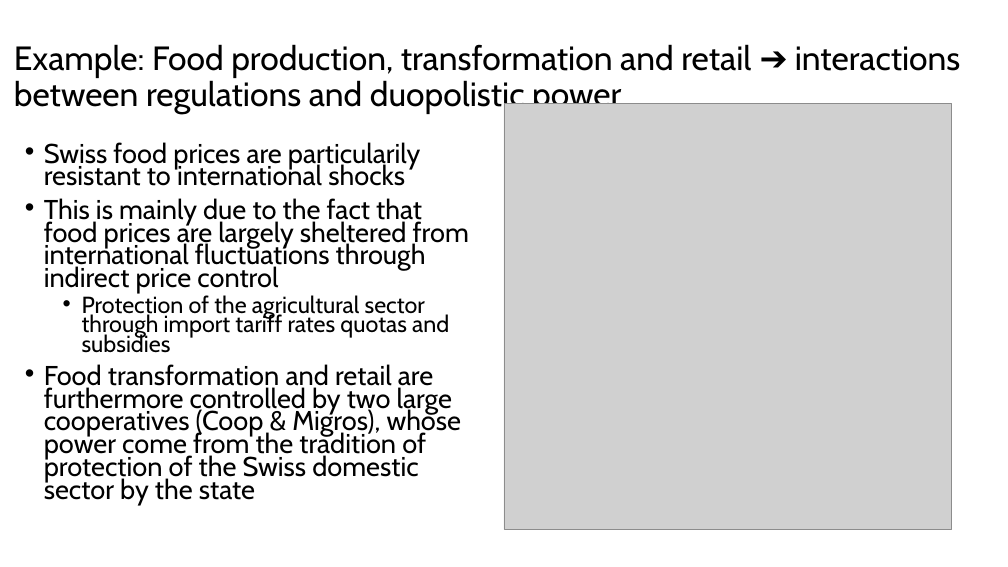
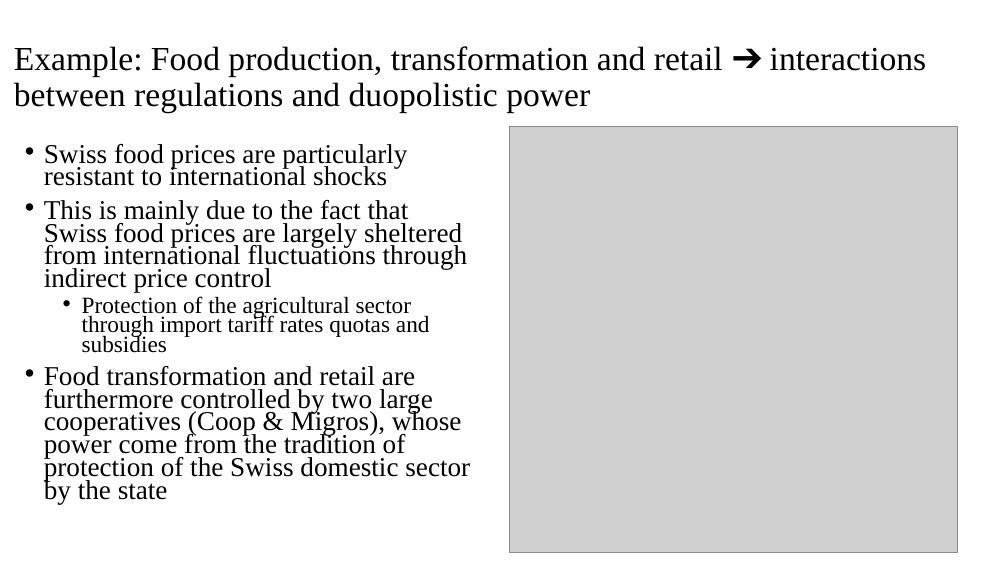
Before and after one commit to Jeylal/celalguney, a slide deck: slide 8 of posts/inflation suisse/presentation_eaepe.pptx. Drawn at 1008x567 pixels with LibreOffice and Linux fonts; fonts in the diff are those of the drawing; grey boxes stand for pictures. Boxes give left, top, right and bottom in pixels: in the first picture for what was removed or moved away, otherwise in the second. Text is boxed around its words. In the diff, an @@ line names an element or a change of style, - is before the commit and + after.

```diff
--- a/posts/inflation suisse/presentation_eaepe.pptx
+++ b/posts/inflation suisse/presentation_eaepe.pptx
@@ title "Example: Food production, transformation and ..." at (14,46,927,113): font Cabin to Times New Roman @@
@@ text at (44,144,468,293): text changed; font Cabin to Times New Roman @@
-• Swiss food prices are particularily resistant to international shocks
-• This is mainly due to the fact that food prices are largely sheltered from international fluctuations through indirect price control
+• Swiss food prices are particularly resistant to international shocks
+• This is mainly due to the fact that Swiss food prices are largely sheltered from international fluctuations through indirect price control
@@ picture: place and size @@
-picture at (504,103,952,529)
+picture at (510,127,957,554)
@@ text at (44,296,470,504): font Cabin to Times New Roman in "Protection of the agricultural sector through import ...", "Food transformation and retail are furthermore controlled ..." @@
```
Also in this commit, not shown: 11 other slides changed, 5 other files.
